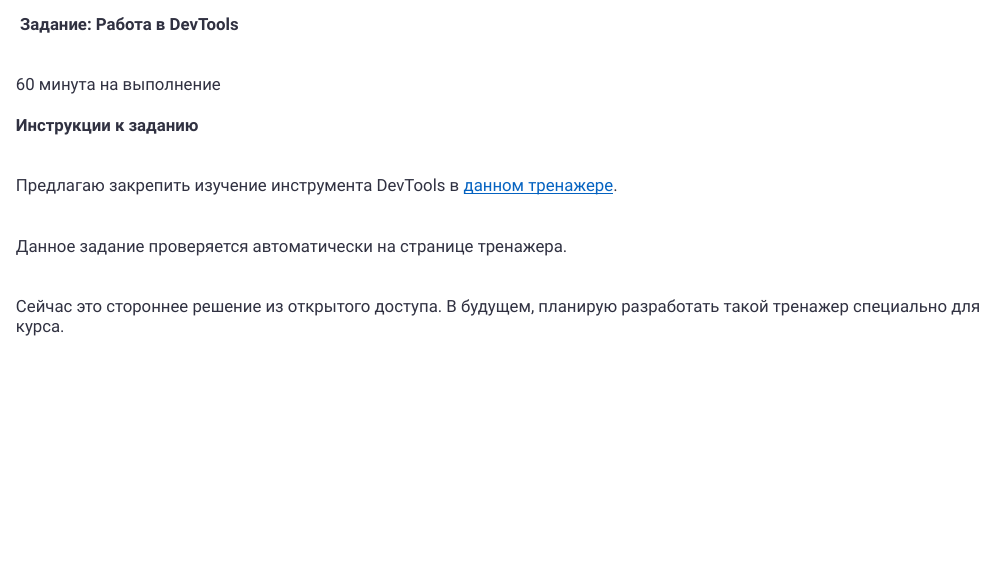
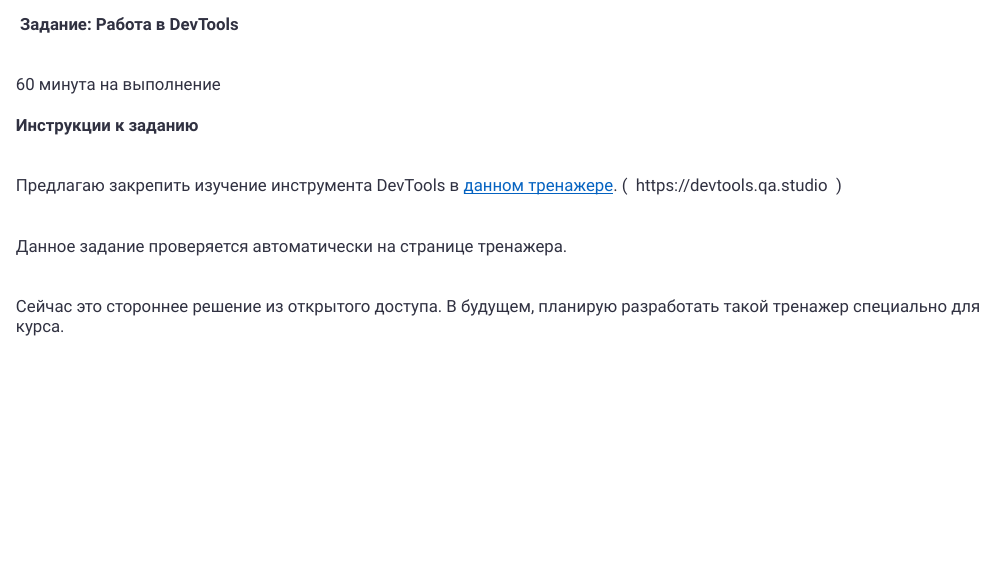
Before and after one commit to codeurient/QA, a slide deck: slide 1 of .lessons (az)/65 Chrome DevTools (на русском)/Задание - Работа в DevTools.pptx. Drawn at 1008x567 pixels with LibreOffice and Linux fonts; fonts in the diff are those of the drawing. Boxes give left, top, right and bottom in pixels: in the first picture for what was removed or moved away, otherwise in the second. Text is boxed around its words. In the diff, an @@ line names an element or a change of style, - is before the commit and + after.

```diff
--- a/.lessons (az)/65 Chrome DevTools (на русском)/Задание - Работа в DevTools.pptx
+++ b/.lessons (az)/65 Chrome DevTools (на русском)/Задание - Работа в DevTools.pptx
@@ text at box(16, 178, 828, 195): text changed @@
-Предлагаю закрепить изучение инструмента DevTools в данном тренажере.
+Предлагаю закрепить изучение инструмента DevTools в данном тренажере. ( https://devtools.qa.studio )
```
Also in this commit, not shown: 6 other files.
